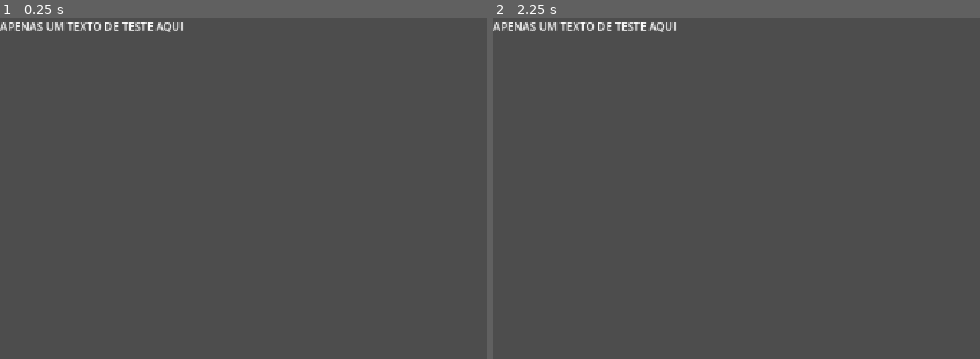
Above: before the commit, frames 1-2 (left to right).
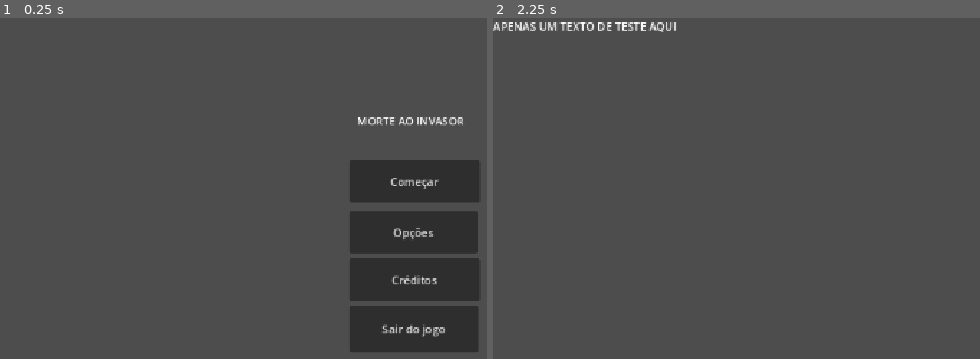
Above: after the commit, the same moments.

Repository: devklebinho/morte-ao-invasor
Game: Godot game, scene res://Scenes/main_menu.tscn
The game is run twice, just before and just after one commit, with the same random seed, the same clock (stepped at 60 frames per second) and the same inputs. Before the commit the project starts from res://Scenes/proto_gameplay.tscn.
Inputs (mouse positions are in pixels of both pictures, inside the frame that each line leads up to):
- Up to frame 1 (0.25 s): no input
- Up to frame 2 (2.25 s): click (906, 232) at 0.5 s, where only the run after the commit has a clickable "Opções"; click (906, 280) at 1.25 s, where only the run after the commit has a clickable "Créditos"; click (906, 181) at 2 s, where only the run after the commit has a clickable "Começar"

The runs differ from the first frame. In frame 1, 14% of the frame differs, in the area x 0-99%, y 1-98%; in frame 2, nothing differs.

Commit message:
starting main menu

Diff:
--- /dev/null
+++ b/Scenes/main_menu.tscn
@@ -0,0 +1,59 @@
+[gd_scene format=3 uid="uid://dolb8idiuqi30"]
+
+[ext_resource type="Script" uid="uid://cn5qbkc4bahth" path="res://Scripts/MainMenu.gd" id="1_28flt"]
+
+[node name="MainMenu" type="Node2D" unique_id=133359958]
+
+[node name="Title" type="Label" parent="." unique_id=1258612795]
+offset_left = 514.0
+offset_top = 137.0
+offset_right = 671.0
+offset_bottom = 160.0
+scale = Vector2(0.9784227, 0.94117564)
+text = "MORTE AO INVASOR"
+
+[node name="ButtonManager" type="Control" parent="." unique_id=583084044]
+layout_mode = 3
+anchors_preset = 0
+offset_left = 63.0
+offset_top = 44.0
+offset_right = 98.0
+offset_bottom = 81.0
+script = ExtResource("1_28flt")
+
+[node name="Start" type="Button" parent="ButtonManager" unique_id=1011434973]
+layout_mode = 0
+offset_left = 440.0
+offset_top = 161.0
+offset_right = 628.0
+offset_bottom = 222.0
+text = "Começar"
+
+[node name="Options" type="Button" parent="ButtonManager" unique_id=553680221]
+layout_mode = 0
+offset_left = 440.0
+offset_top = 234.0
+offset_right = 625.0
+offset_bottom = 295.0
+text = "Opções"
+
+[node name="Credits" type="Button" parent="ButtonManager" unique_id=794751820]
+layout_mode = 0
+offset_left = 440.0
+offset_top = 302.0
+offset_right = 628.0
+offset_bottom = 364.0
+text = "Créditos"
+
+[node name="Quit" type="Button" parent="ButtonManager" unique_id=1600616541]
+layout_mode = 0
+offset_left = 440.0
+offset_top = 370.0
+offset_right = 626.0
+offset_bottom = 437.0
+text = "Sair do jogo"
+
+[connection signal="pressed" from="ButtonManager/Start" to="ButtonManager" method="_on_start_pressed"]
+[connection signal="pressed" from="ButtonManager/Options" to="ButtonManager" method="_on_options_pressed"]
+[connection signal="pressed" from="ButtonManager/Credits" to="ButtonManager" method="_on_credits_pressed"]
+[connection signal="pressed" from="ButtonManager/Quit" to="ButtonManager" method="_on_quit_pressed"]
--- /dev/null
+++ b/Scripts/MainMenu.gd
@@ -0,0 +1,15 @@
+extends Node
+
+#AQUI COMEÇA O JOGO, TROCAR PARA A CENA INICIAL DEPOIS
+func _on_start_pressed() -> void:
+	get_tree().change_scene_to_file("res://Scenes/proto_gameplay.tscn")
+
+func _on_options_pressed() -> void:
+	#get_tree().change_scene_to_file("res://Scenes/options.tscn")
+	pass
+func _on_credits_pressed() -> void:
+	#get_tree().change_scene_to_file("res://Scenes/credits.tscn")
+	pass # Replace with function body.
+
+func _on_quit_pressed() -> void:
+	get_tree().quit()
--- a/project.godot
+++ b/project.godot
@@ -11,7 +11,7 @@
 [application]
 
 config/name="morte ao invasor"
-run/main_scene="uid://b4shk1svtkgw7"
+run/main_scene="uid://dolb8idiuqi30"
 config/features=PackedStringArray("4.7", "Forward Plus")
 config/icon="res://icon.svg"
 
Not shown, added: Scripts/MainMenu.gd.uid
